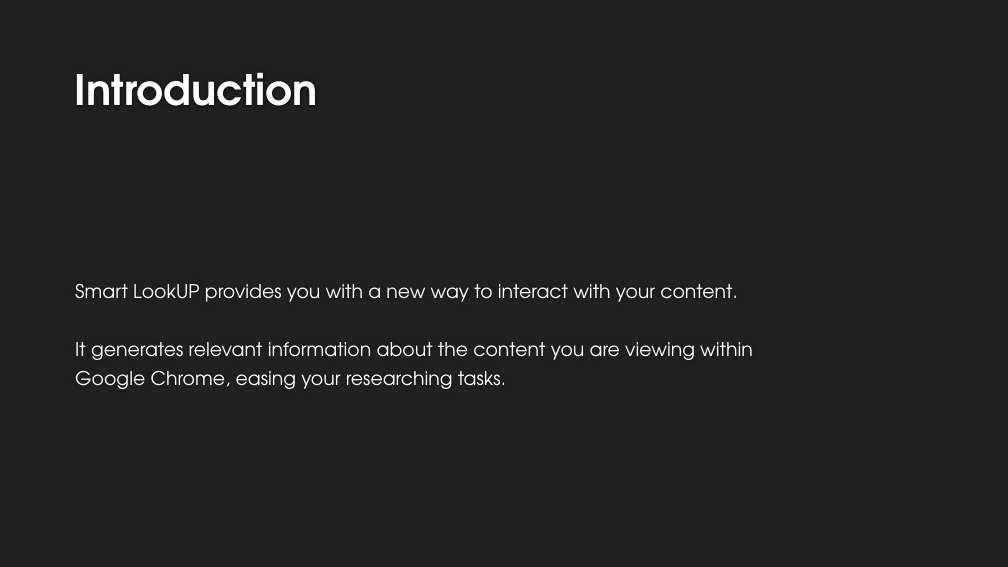
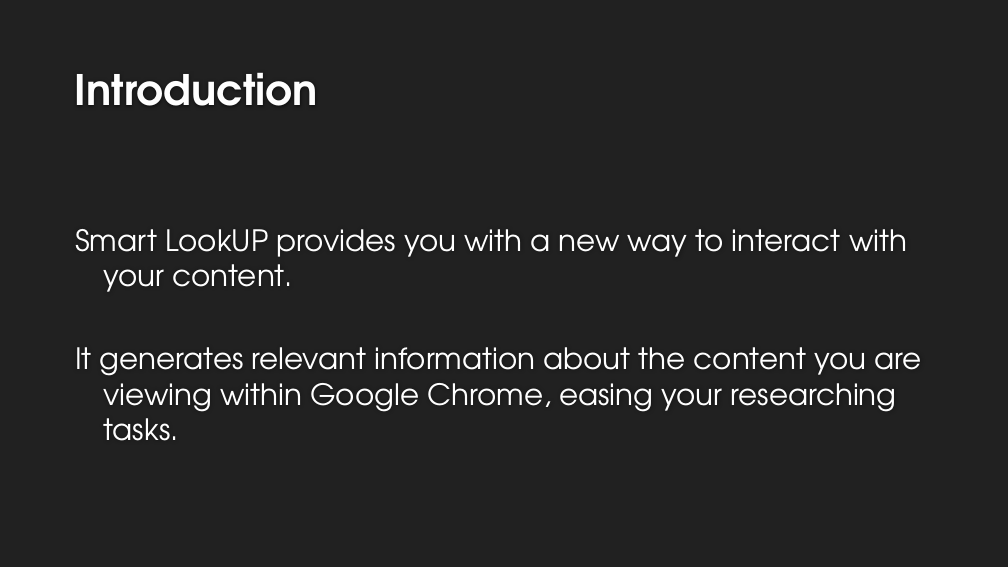
Before and after one commit to Pranshu258/SmartLookup, a slide deck: slide 2 of Documents/Smart LookUP.pptx. Drawn at 1008x567 pixels with LibreOffice and Linux fonts; fonts in the diff are those of the drawing; background and template pictures are left out. Boxes give left, top, right and bottom in pixels: in the first picture for what was removed or moved away, otherwise in the second. Text is boxed around its words. In the diff, an @@ line names an element or a change of style, - is before the commit and + after.

```diff
--- a/Documents/Smart LookUP.pptx
+++ b/Documents/Smart LookUP.pptx
@@ text at (75,229,907,292): size 18 to 28 pt in "Smart LookUP provides you with a new ..." @@
@@ text at (75,347,921,441): text changed; size 18 to 28 pt @@
-It generates relevant information about the content you are viewing within
-Google Chrome, easing your researching tasks.
+It generates relevant information about the content you are viewing within Google Chrome, easing your researching tasks.
```
Also in this commit, not shown: 7 other slides changed, 1 slide added, 1 slide removed, 1 other file.
